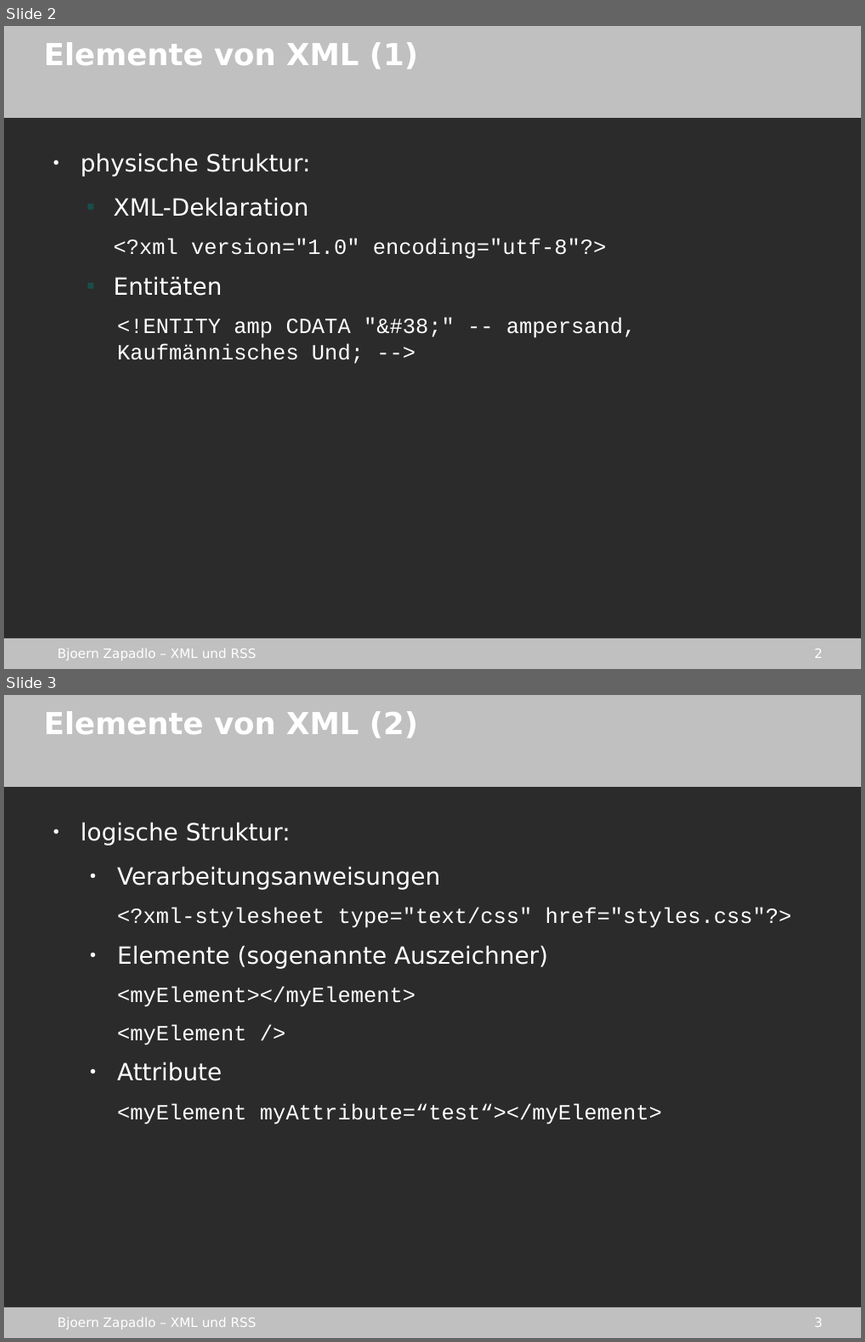
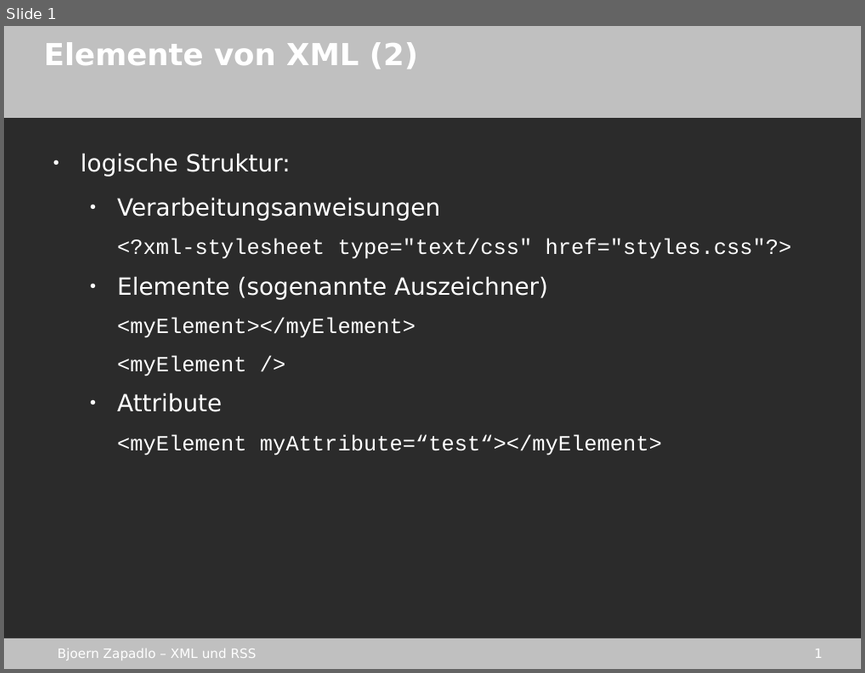
Before and after one commit to gmb2012/sae-xml_rss, a slide deck: stuff/xml_rss.odp. Shown one above the other, each under a label of ours: slides 2 and 3 before the commit, slide 1 after it. The pictures are 865x1342 and 865x673 pixels, drawn with LibreOffice and Linux fonts; fonts in the diff are those of the drawing; background and template pictures are left out; a plain dark background stands for a picture behind light text. Boxes give left, top, right and bottom in pixels: in the first picture for what was removed or moved away, otherwise in the second. Text is boxed around its words. In the diff, an @@ line names an element or a change of style, - is before the commit and + after.

```diff
--- a/stuff/xml_rss.odp
+++ b/stuff/xml_rss.odp
@@ slide 2 removed at [4, 26, 861, 669], background picture (left out); not listed: 4 template elements that a slide beside it also shows @@
@@ title removed at [44, 42, 418, 69] @@
-Elemente von XML (1)
@@ text removed at [80, 153, 636, 363] @@
-● physische Struktur:
-  ▪ XML-Deklaration
-  <?xml version="1.0" encoding="utf-8"?>
-  ▪ Entitäten
-  <!ENTITY amp CDATA "&#38;" -- ampersand, Kaufmännisches Und; -->
@@ what was slide 3 is now slide 1 @@
@@ page number at [814, 648, 823, 658]: text changed @@
-3
+1
```
Also in this commit, not shown: 1 other slide removed, 1 other file.
